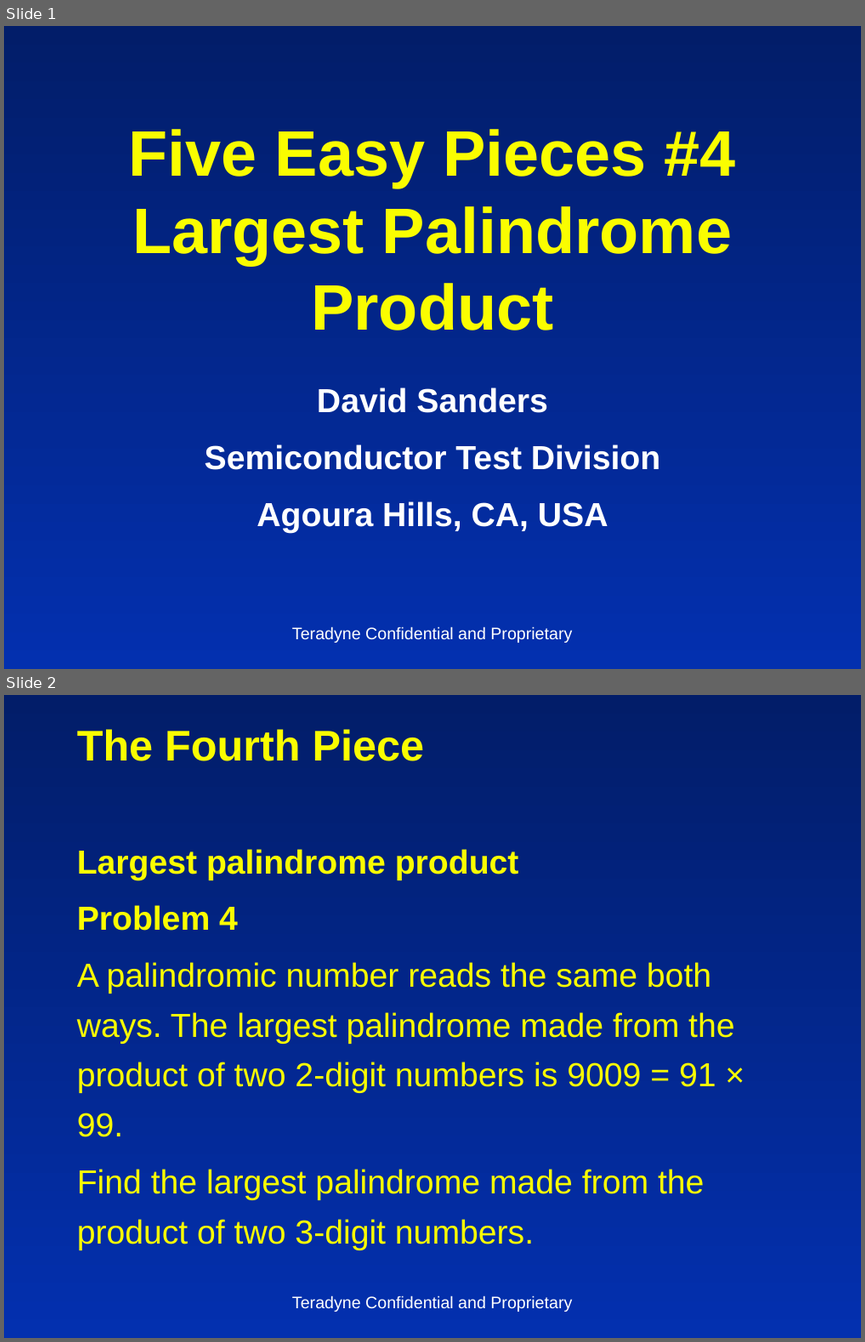
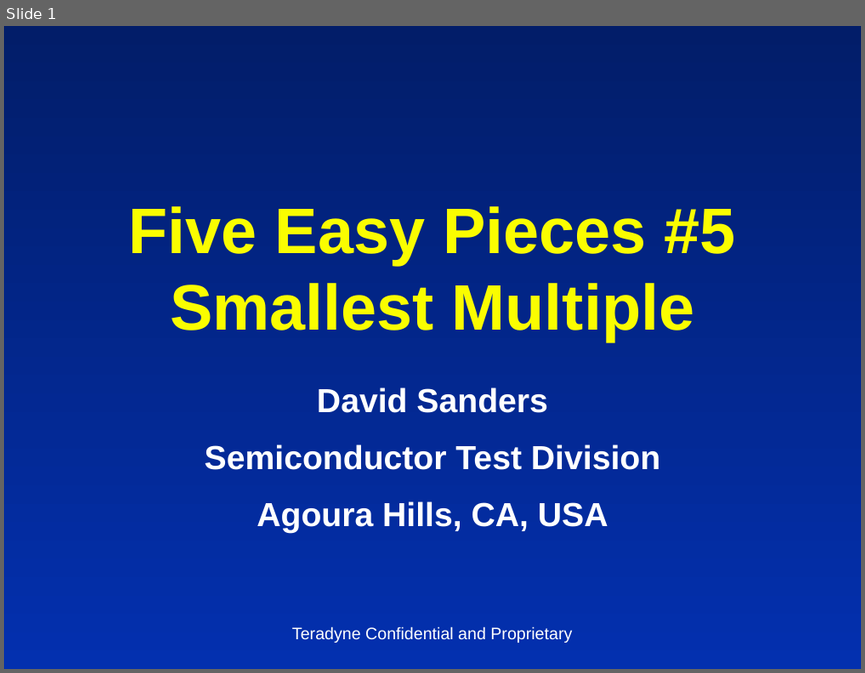
Before and after one commit to insideoutclub/Euler, a slide deck: FiveEasyPieces5.pptx. Shown one above the other, each under a label of ours: slides 1 and 2 before the commit, slide 1 after it. The pictures are 865x1342 and 865x673 pixels, drawn with LibreOffice and Linux fonts; fonts in the diff are those of the drawing. Boxes give left, top, right and bottom in pixels: in the first picture for what was removed or moved away, otherwise in the second. Text is boxed around its words. In the diff, an @@ line names an element or a change of style, - is before the commit and + after.

```diff
--- a/FiveEasyPieces5.pptx
+++ b/FiveEasyPieces5.pptx
@@ slide 2 removed at [4,695,861,1338], background gradient #021D69 to #0330AF @@
@@ title removed at [77,729,425,761] @@
-The Fourth Piece
@@ text removed at [77,849,734,1250] @@
-Largest palindrome product
-Problem 4
-A palindromic number reads the same both ways. The largest palindrome made from the product of two 2-digit numbers is 9009 = 91 × 99.
-Find the largest palindrome made from the product of two 3-digit numbers.
@@ text removed at [292,1295,572,1311] @@
-Teradyne Confidential and Proprietary
@@ slide 1 changed as well @@
@@ title at [129,206,736,341]: text changed @@
-Five Easy Pieces #4
-Largest Palindrome Product
+Five Easy Pieces #5
+Smallest Multiple
```
Also in this commit, not shown: 6 other slides changed, 1 slide added, 5 other slides removed, 4 other files.
